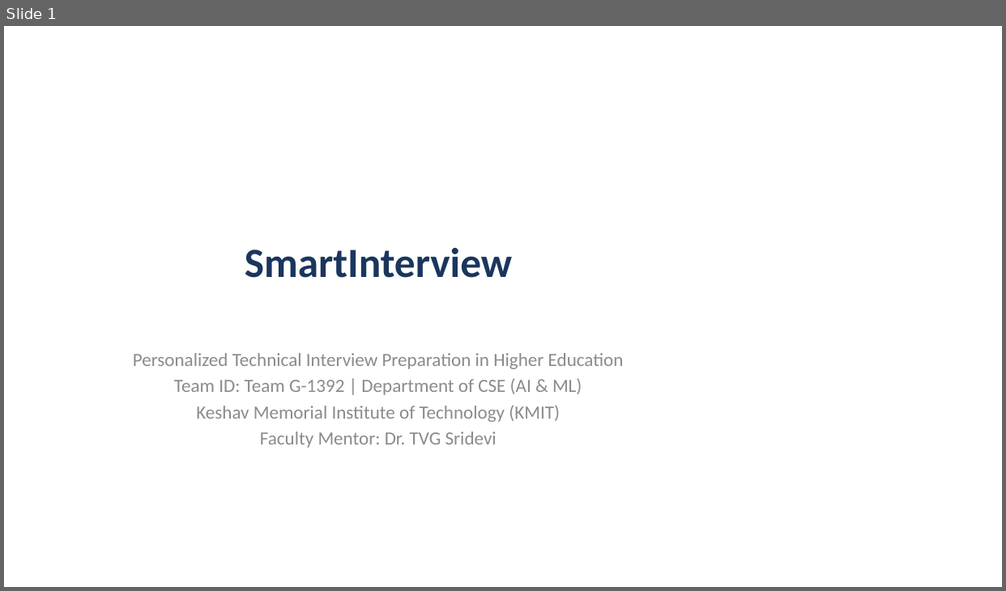
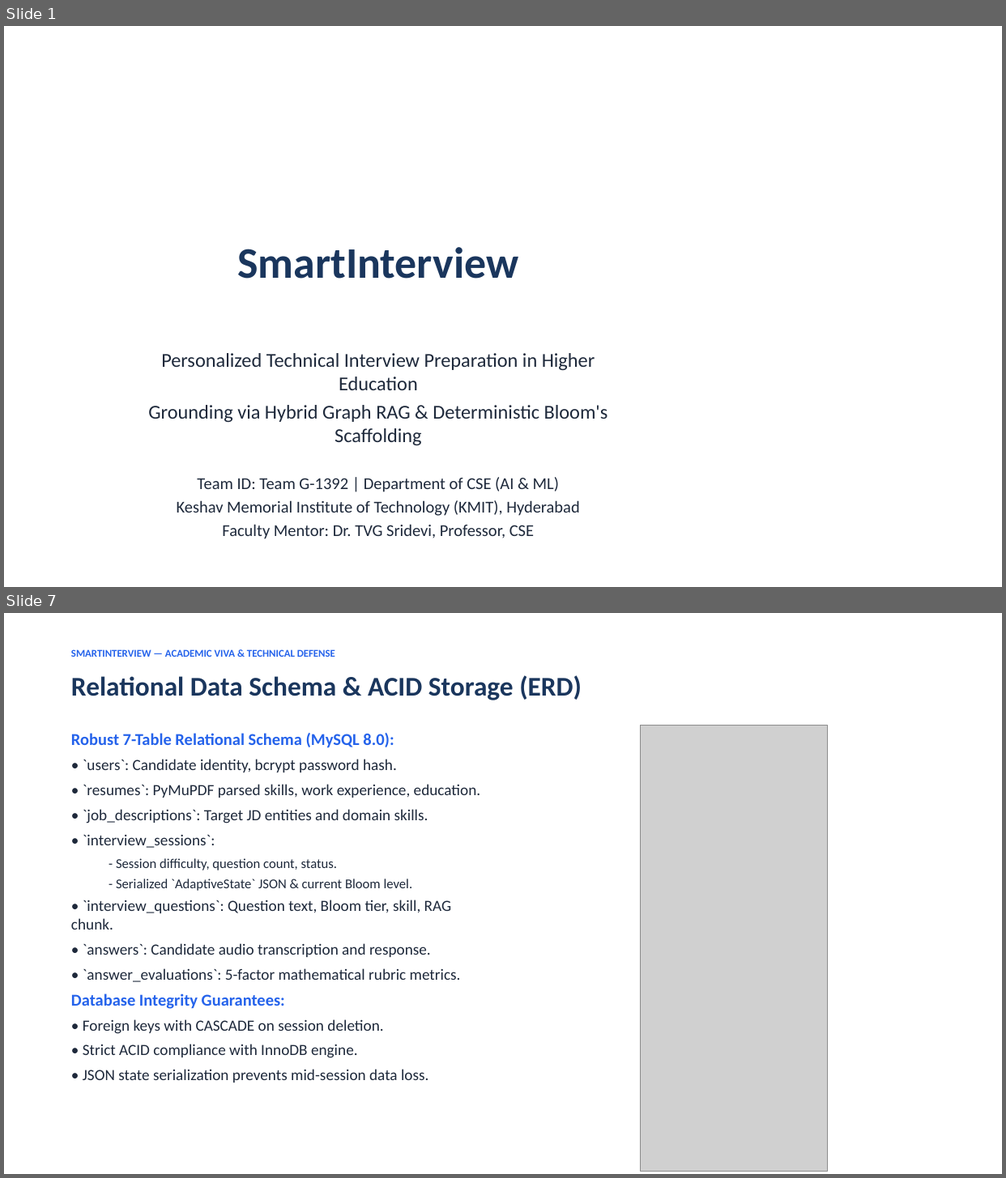
Before and after one commit to Ranith11/SmartInterview-team-main, a slide deck: SmartInterview_Deliverables/04_Presentation_and_Defense/SmartInterview_Project_Presentation.pptx. Shown one above the other, each under a label of ours: slide 1 before the commit, slides 1 and 7 after it; the slides between them are not shown. The pictures are 1006x591 and 1006x1178 pixels, drawn with LibreOffice and Linux fonts; fonts in the diff are those of the drawing; grey boxes stand for pictures. Boxes give left, top, right and bottom in pixels: in the first picture for what was removed or moved away, otherwise in the second. Text is boxed around its words. In the diff, an @@ line names an element or a change of style, - is before the commit and + after.

Commit message:
docs: complete synchronization of SRS, PPT, Research Paper, Master Encyclopedia, and deliverables with embedded diagrams, screenshots, and 355-test matrix

```diff
--- a/SmartInterview_Deliverables/04_Presentation_and_Defense/SmartInterview_Project_Presentation.pptx
+++ b/SmartInterview_Deliverables/04_Presentation_and_Defense/SmartInterview_Project_Presentation.pptx
@@ slide 7 added at <box>4,613,1002,1174</box>, background #FFFFFF @@
@@ text added at <box>71,649,335,657</box>, 10 pt, text #2563EB, bold @@
+SMARTINTERVIEW — ACADEMIC VIVA & TECHNICAL DEFENSE
@@ text added at <box>71,675,582,700</box>, 26 pt, text #1A365D, bold @@
+Relational Data Schema & ACID Storage (ERD)
@@ text added at <box>71,733,481,1083</box>, 15 pt, text #1E293B @@
+Robust 7-Table Relational Schema (MySQL 8.0):
+• `users`: Candidate identity, bcrypt password hash.
+• `resumes`: PyMuPDF parsed skills, work experience, education.
+• `job_descriptions`: Target JD entities and domain skills.
+• `interview_sessions`:
+  - Session difficulty, question count, status.
+  - Serialized `AdaptiveState` JSON & current Bloom level.
+• `interview_questions`: Question text, Bloom tier, skill, RAG chunk.
+• `answers`: Candidate audio transcription and response.
+• `answer_evaluations`: 5-factor mathematical rubric metrics.
+Database Integrity Guarantees:
+• Foreign keys with CASCADE on session deletion.
+• Strict ACID compliance with InnoDB engine.
+• JSON state serialization prevents mid-session data loss.
@@ picture added at <box>641,726,828,1171</box> @@
@@ slide 1 changed as well @@
@@ title "SmartInterview" at <box>237,247,518,279</box>: size 40 to 42 pt @@
@@ subtitle at <box>161,353,595,493</box>: size 18 to 19 pt in "Personalized Technical Interview Preparation in Higher Educa ..."; text colour #8C8C8C to #1E293B in "Personalized Technical Interview Preparation in Higher Educa ...", "Team ID: Team G-1392 | Department of ..."; size 18 to 16 pt in "Team ID: Team G-1392 | Department of ..." @@
@@ subtitle at <box>148,405,608,446</box>: paragraph added @@
+Grounding via Hybrid Graph RAG & Deterministic Bloom's Scaffolding
@@ subtitle at <box>177,501,580,540</box>: text changed; size 18 to 16 pt; text colour #8C8C8C to #1E293B @@
-Keshav Memorial Institute of Technology (KMIT)
-Faculty Mentor: Dr. TVG Sridevi
+Keshav Memorial Institute of Technology (KMIT), Hyderabad
+Faculty Mentor: Dr. TVG Sridevi, Professor, CSE
```
Also in this commit, not shown: 1 other slide changed, 11 other slides added, 9 slides removed, 26 other files.
